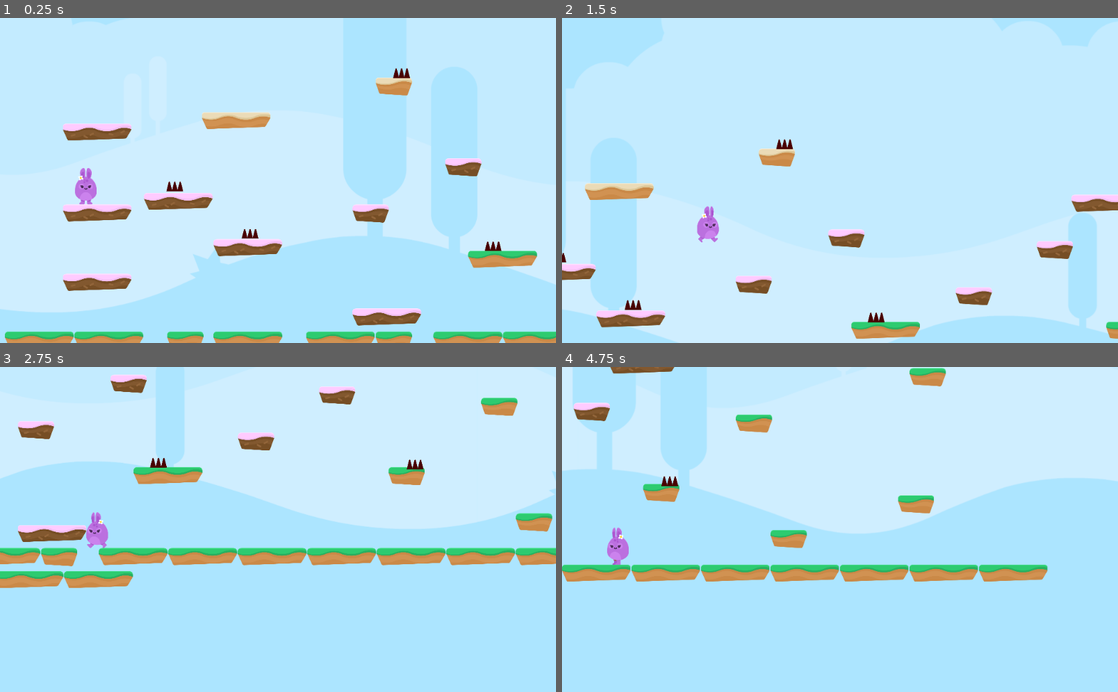
Above: before the commit, frames 1-4 (two rows, left to right).
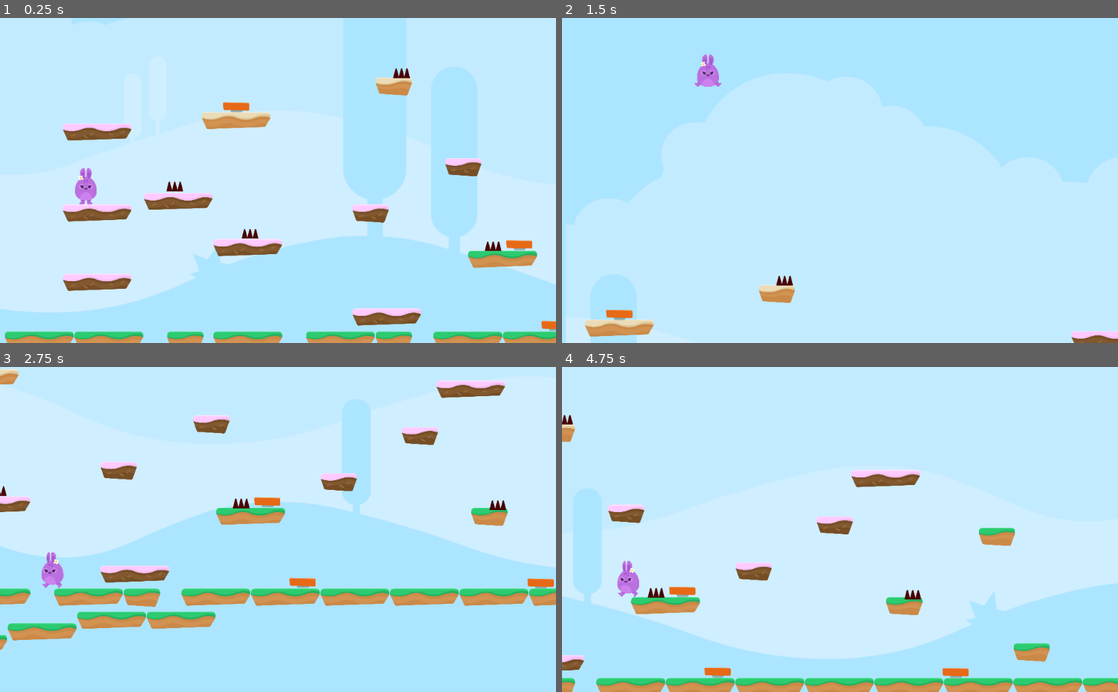
Above: after the commit, the same moments.

Repository: Pahutich/hoppy-days
Game: Godot game, scene res://Levels/Level1.tscn
The game is run twice, just before and just after one commit, with the same random seed, the same clock (stepped at 60 frames per second) and the same inputs.
Inputs:
- Up to frame 1 (0.25 s): no input
- Up to frame 2 (1.5 s): hold D (right) from 0.53 s (still down); tap Space (jump) at 0.77 s
- Up to frame 3 (2.75 s): tap Space (jump) at 1.52 s; release D (right) at 2.03 s; hold A (left) from 2.03 s (still down)
- Up to frame 4 (4.75 s): release A (left) at 2.78 s; hold D (right) 2.78-4.28 s; tap Space (jump) at 3.02, 3.77, 4.52 s; hold A (left) from 4.28 s (still down)

The runs differ from the first frame. In frame 1, 0.3% of the frame differs, in the area x 40-100%, y 25-97%; in frame 2, 7.1%; in frame 3, 31%; in frame 4, 41%, in the area x 0-100%, y 0-100%.

Commit message:
26. Adding Jump Pads

Diff:
--- /dev/null
+++ b/Items/JumpPad.gd
@@ -0,0 +1,6 @@
+extends Area2D
+
+func _on_JumpPad_body_entered(body):
+	if body.has_method("boost"):
+		$AnimationPlayer.play("boost")
+		body.boost()
--- /dev/null
+++ b/Items/JumpPad.tscn
@@ -0,0 +1,54 @@
+[gd_scene load_steps=8 format=2]
+
+[ext_resource path="res://GFX/Items/spring.png" type="Texture" id=1]
+[ext_resource path="res://GFX/Items/spring_in.png" type="Texture" id=2]
+[ext_resource path="res://Items/JumpPad.gd" type="Script" id=3]
+[ext_resource path="res://GFX/Items/spring_out.png" type="Texture" id=4]
+
+[sub_resource type="SpriteFrames" id=1]
+animations = [ {
+"frames": [ ExtResource( 2 ), ExtResource( 4 ) ],
+"loop": false,
+"name": "boost",
+"speed": 2.5
+}, {
+"frames": [ ExtResource( 1 ), ExtResource( 2 ) ],
+"loop": true,
+"name": "default",
+"speed": 1.5
+} ]
+
+[sub_resource type="RectangleShape2D" id=2]
+extents = Vector2( 72.5, 39 )
+
+[sub_resource type="Animation" id=3]
+resource_name = "boost"
+length = 2.0
+tracks/0/type = "value"
+tracks/0/path = NodePath("AnimatedSprite:animation")
+tracks/0/interp = 1
+tracks/0/loop_wrap = true
+tracks/0/imported = false
+tracks/0/enabled = true
+tracks/0/keys = {
+"times": PoolRealArray( 0, 1.5, 2 ),
+"transitions": PoolRealArray( 1, 1, 1 ),
+"update": 1,
+"values": [ "boost", "boost", "default" ]
+}
+
+[node name="JumpPad" type="Area2D"]
+collision_layer = 8
+script = ExtResource( 3 )
+
+[node name="AnimatedSprite" type="AnimatedSprite" parent="."]
+frames = SubResource( 1 )
+frame = 1
+
+[node name="CollisionShape2D" type="CollisionShape2D" parent="."]
+shape = SubResource( 2 )
+
+[node name="AnimationPlayer" type="AnimationPlayer" parent="."]
+anims/boost = SubResource( 3 )
+
+[connection signal="body_entered" from="." to="." method="_on_JumpPad_body_entered"]
--- a/Levels/Level1.tscn
+++ b/Levels/Level1.tscn
@@ -1,15 +1,16 @@
-[gd_scene load_steps=5 format=2]
+[gd_scene load_steps=6 format=2]
 
 [ext_resource path="res://Player/Player.tscn" type="PackedScene" id=1]
 [ext_resource path="res://Levels/Tileset.tres" type="TileSet" id=2]
 [ext_resource path="res://Hazards/SpikeTop.tscn" type="PackedScene" id=3]
 [ext_resource path="res://SFX/Chiptune_Adventures_1.ogg" type="AudioStream" id=4]
+[ext_resource path="res://Items/JumpPad.tscn" type="PackedScene" id=5]
 
 [node name="Level1" type="Node2D"]
 
 [node name="Player" parent="." instance=ExtResource( 1 )]
 position = Vector2( 452, 827 )
-collision_mask = 2
+collision_mask = 14
 
 [node name="Camera2D" type="Camera2D" parent="."]
 position = Vector2( 517, 308 )
@@ -45,3 +46,17 @@
 stream = ExtResource( 4 )
 volume_db = -10.0
 autoplay = true
+
+[node name="JumpPads" type="Node" parent="."]
+
+[node name="JumpPad" parent="JumpPads" instance=ExtResource( 5 )]
+position = Vector2( 2846, 1241 )
+
+[node name="JumpPad2" parent="JumpPads" instance=ExtResource( 5 )]
+position = Vector2( 3041, 1688 )
+
+[node name="JumpPad3" parent="JumpPads" instance=ExtResource( 5 )]
+position = Vector2( 4356, 1691 )
+
+[node name="JumpPad4" parent="JumpPads" instance=ExtResource( 5 )]
+position = Vector2( 1282, 477 )
--- a/Player/Player.gd
+++ b/Player/Player.gd
@@ -7,6 +7,7 @@
 const UP = Vector2(0, -1)
 const JUMP_SPEED = 5000
 const WORLD_LIMIT = 4000
+const BOOST_MULTIPLIER = 1.5
 
 var lives = 3
 
@@ -56,3 +57,8 @@
 	$PainSFX.play()
 	if lives < 0:
 		end_game()
+
+func boost():
+	position.y -= 1
+	yield(get_tree(), "idle_frame") #wait a frame
+	motion.y -= JUMP_SPEED * BOOST_MULTIPLIER
--- a/project.godot
+++ b/project.godot
@@ -45,6 +45,7 @@
 2d_physics/layer_1="Player"
 2d_physics/layer_2="Terrain"
 2d_physics/layer_3="Hazards"
+2d_physics/layer_4="Items"
 
 [physics]
 
